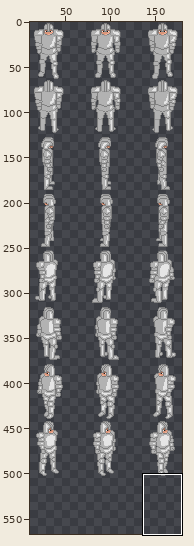
Sprite sheet: Debug/rec/Knight.png. The picture above shows the old version from afar; the outline marks the close-up.
Close-up. Earlier state:
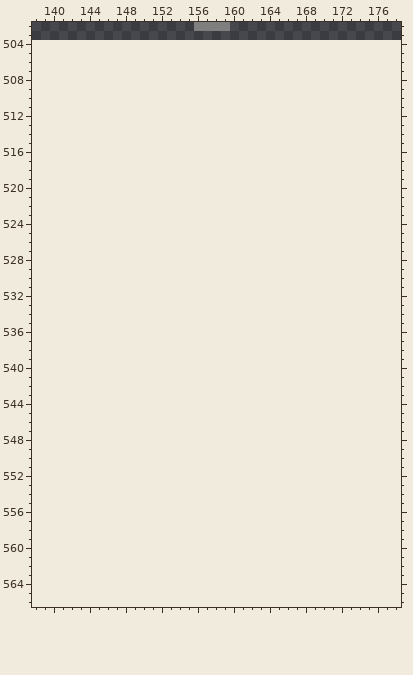
The file is 189x504 pixels. Colours within 5 levels of each other are drawn and written as one. Shown: x 138..178, y 502..566. The old version is drawn lined up with the new one, on the new canvas. The wide view leaves out empty margins. The commit also changed other parts of the picture, which this record leaves out.
And afterwards:
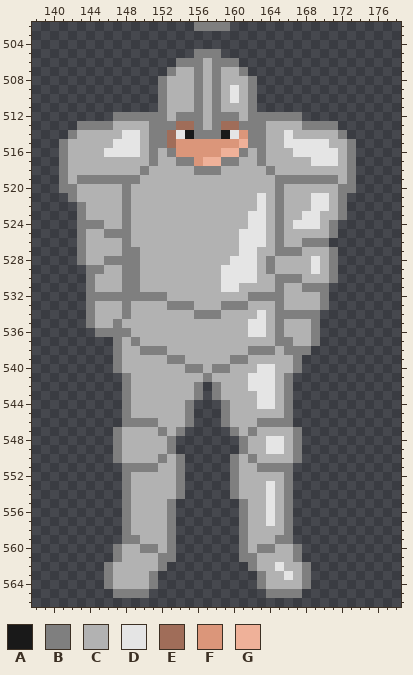
Palette (. is transparent): A #191919  B #7f7f7f  C #b2b2b2  D #e5e5e5  E #a06d59  F #db967a  G #efb199
Change:
canvas 189x504 -> 189x567
@@ x 138..178 @@
 504 .........................................
-505 .........................................
-506 .........................................
-507 .........................................
-508 .........................................
-509 .........................................
-510 .........................................
-511 .........................................
-512 .........................................
-513 .........................................
-514 .........................................
-515 .........................................
-516 .........................................
-517 .........................................
-518 .........................................
-519 .........................................
-520 .........................................
-521 .........................................
-522 .........................................
-523 .........................................
-524 .........................................
-525 .........................................
-526 .........................................
-527 .........................................
-528 .........................................
-529 .........................................
-530 .........................................
-531 .........................................
-532 .........................................
-533 .........................................
-534 .........................................
-535 .........................................
-536 .........................................
-537 .........................................
-538 .........................................
-539 .........................................
-540 .........................................
-541 .........................................
-542 .........................................
-543 .........................................
-544 .........................................
-545 .........................................
-546 .........................................
-547 .........................................
-548 .........................................
-549 .........................................
-550 .........................................
-551 .........................................
-552 .........................................
-553 .........................................
-554 .........................................
-555 .........................................
-556 .........................................
-557 .........................................
-558 .........................................
-559 .........................................
-560 .........................................
-561 .........................................
-562 .........................................
-563 .........................................
-564 .........................................
-565 .........................................
+505 ..................BBB....................
+506 ................BBBCBBB..................
+507 ...............BCCBCBCCB.................
+508 ..............BCCCBCBCCCB................
+509 ..............BCCCBCBCDCB................
+510 ..............BCCCBCBCDCB................
+511 ..............BCCCBCBCCCB................
+512 .........BBBBBBCBBBCBBBCBBBBBB...........
+513 .....BBBBCCCCBBBEEBCBEEBBBCCCCBBBB.......
+514 ....BCCCCCDDCBBEDABBBADFBBCCDCCCCCB......
+515 ...BCCCCCDDDCBBEFFFFFFFGBBCCDDDDDCCB.....
+516 ...BCCCCDDDDCBCBFFFFFGGBCBCCCDDDDDCB.....
+517 ...BCCCCCCCCCBCCBBFGGBBCCBCCCCCDDDCB.....
+518 ...BCCCCCCCCBCCCCCBBBCCCCCBCCCCCCCCB.....
+519 ...BCBBBBBBBCCCCCCCCCCCCCCCBBBBBBBCB.....
+520 ...BBCCCCCBCCCCCCCCCCCCCCCCBCCCCCCBB.....
+521 ....BCCCCCBCCCCCCCCCCCCCCDCBCCCDDCB......
+522 .....BCCCCBCCCCCCCCCCCCCCDCBCCCDDCB......
+523 .....BCCCCBCCCCCCCCCCCCCDDCBCCDDCCB......
+524 .....BBBCCBCCCCCCCCCCCCCDDCBCDDDCB.......
+525 .....BCCBBBCCCCCCCCCCCCDDDCBCCCCCB.......
+526 .....BCCCCBCCCCCCCCCCCCDDDCBCCBBB........
+527 .....BCCCCBBCCCCCCCCCCCDDCCBBBCCCB.......
+528 .....BCCBBBBCCCCCCCCCCDDDCBCCCCDCB.......
+529 ......BBCCBBCCCCCCCCCDDDDCBCCCCDCB.......
+530 ......BCCCBBCCCCCCCCCDDDDCCBBBCCCB.......
+531 ......BCCCBBCCCCCCCCCDDCCCCBCCBBB........
+532 ......BBBBBBBBBCCCCCCCCCBBBBCCCCB........
+533 ......BCCCBCCCCBBBCCCBBBCCCBCCCCB........
+534 ......BCCCBCCCCCCCBBBCCCCDCBBBBB.........
+535 ......BCCBCCCCCCCCCCCCCCDDCBCCCB.........
+536 .......BBBBCCCCCCCCCCCCCDDCBCCCB.........
+537 .........BCBCCCCCCCCCCCCCCCBBCCB.........
+538 .........BCCBBBCCCCCCCCCBBBCBBB..........
+539 .........BCCCCCBBCCCCCBBCCCCCB...........
+540 .........BCCCCCCCBBCBBCCCDDCCB...........
+541 ..........BCCCCCCCCBCCCCDDDCB............
+542 ..........BCCCCCCCB.BCCCDDDCB............
+543 ..........BCCCCCCCB.BCCCCDDCB............
+544 ..........BCCCCCCB...BCCCDDCB............
+545 ..........BCCCCCCB...BCCCCCCB............
+546 ..........BBBBCCCB...BCCCBBBB............
+547 .........BCCCCBCB.....BCBCCCCB...........
+548 .........BCCCCCB.......BCCDDCB...........
+549 .........BCCCCCB.......BCCDDCB...........
+550 .........BCCCCBCB.....BCBCCCCB...........
+551 ..........BBBBCCB.....BCCBBBB............
+552 ..........BCCCCCB.....BCCCCCB............
+553 ..........BCCCCCB.....BCCCDCB............
+554 ..........BCCCCCB.....BCCCDCB............
+555 ..........BCCCCB.......BCCDCB............
+556 ..........BCCCCB.......BCCDCB............
+557 ..........BCCCCB.......BCCDCB............
+558 ..........BCCCCB.......BCCCCB............
+559 ..........BBCCCB.......BCCCBB............
+560 .........BCCBBCB.......BCBBCCB...........
+561 .........BCCCCBB.......BBCCCCB...........
+562 ........BCCCCCB.........BCCDCCB..........
+563 ........BCCCCB...........BCCDCB..........
+564 ........BCCCCB...........BCCCCB..........
+565 .........BBBB.............BBBB...........
 566 .........................................
Boxes around the changes in both close-ups, in picture pixels (x1, y1, x2, y2):
added: (59, 49, 356, 598)
